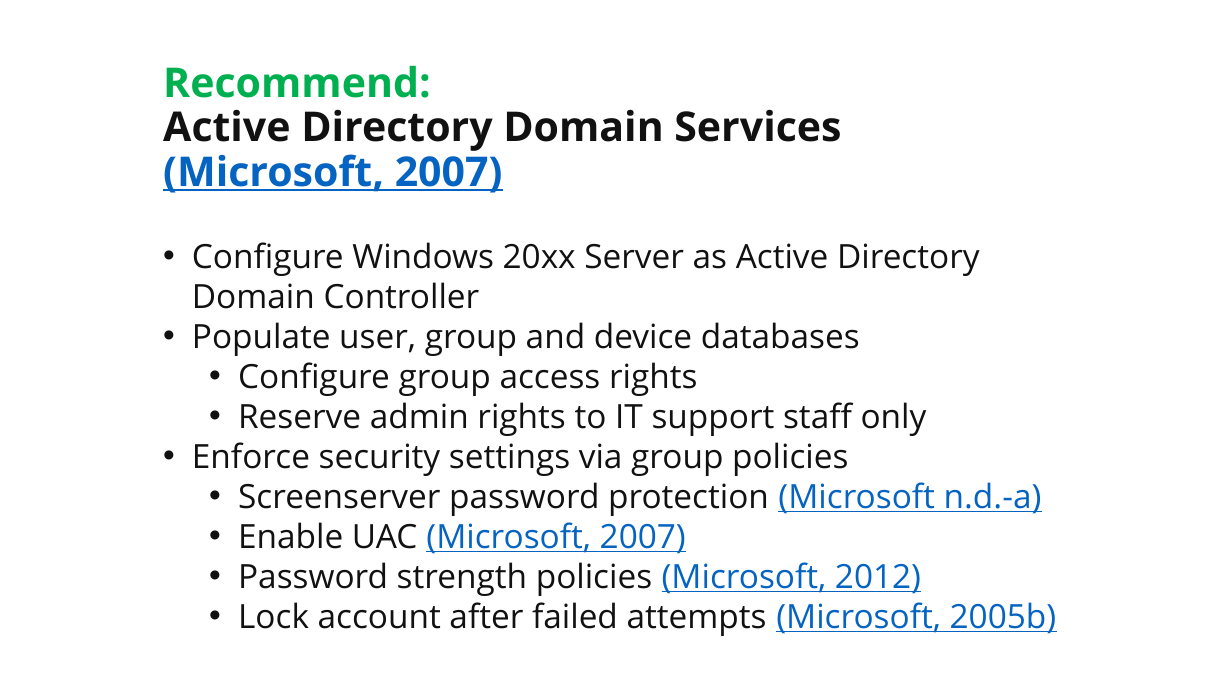
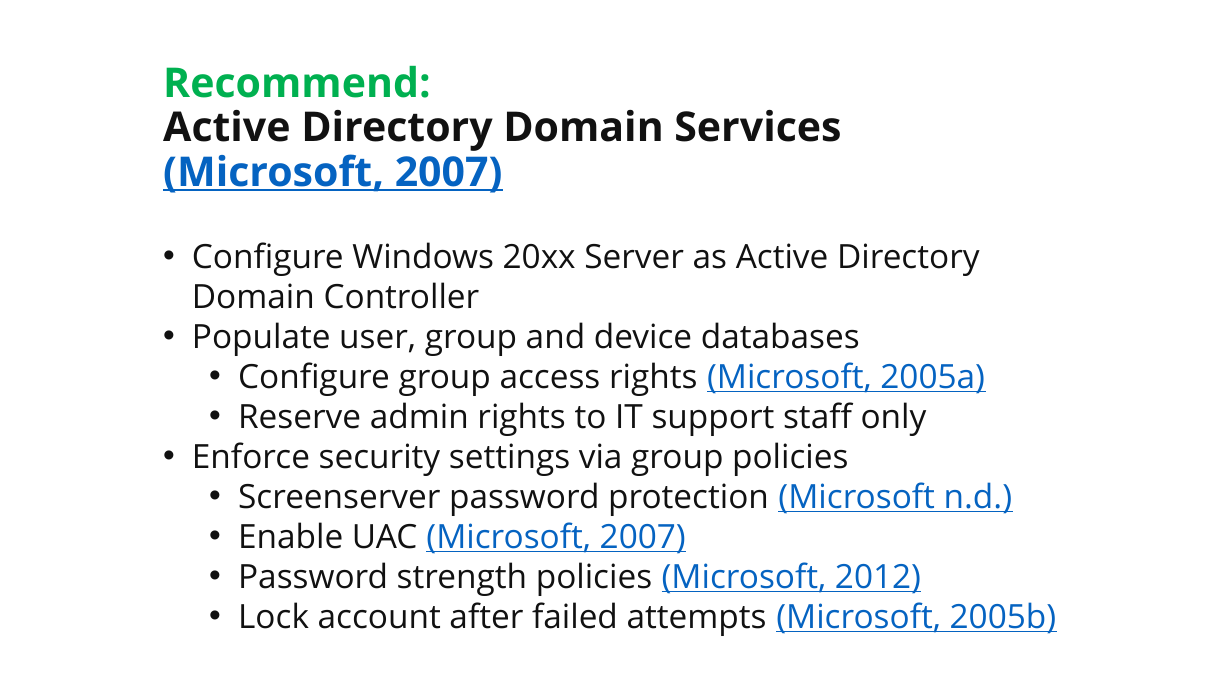
Before and after one commit to martymcflywa/ecu, a slide deck: slide 17 of year_1/sem_2/CSI1101_computer_security/0b_assignment_2_[22MAY15_0900]/dev/CSI1101_PONCE_A2_v03.pptx. Drawn at 1232x693 pixels with LibreOffice and Linux fonts; fonts in the diff are those of the drawing. Boxes give left, top, right and bottom in pixels: in the first picture for what was removed or moved away, otherwise in the second. Text is boxed around its words. In the diff, an @@ line names an element or a change of style, - is before the commit and + after.

```diff
--- a/year_1/sem_2/CSI1101_computer_security/0b_assignment_2_[22MAY15_0900]/dev/CSI1101_PONCE_A2_v03.pptx
+++ b/year_1/sem_2/CSI1101_computer_security/0b_assignment_2_[22MAY15_0900]/dev/CSI1101_PONCE_A2_v03.pptx
@@ text at (x1=238, y1=362, x2=985, y2=396): text changed @@
-  • Configure group access rights
+  • Configure group access rights (Microsoft, 2005a)
@@ text at (x1=238, y1=482, x2=1013, y2=516): text changed @@
-  • Screenserver password protection (Microsoft n.d.-a)
+  • Screenserver password protection (Microsoft n.d.)
```
Also in this commit, not shown: 4 other slides changed, 5 slides added, 5 slides removed, 2 other files.
